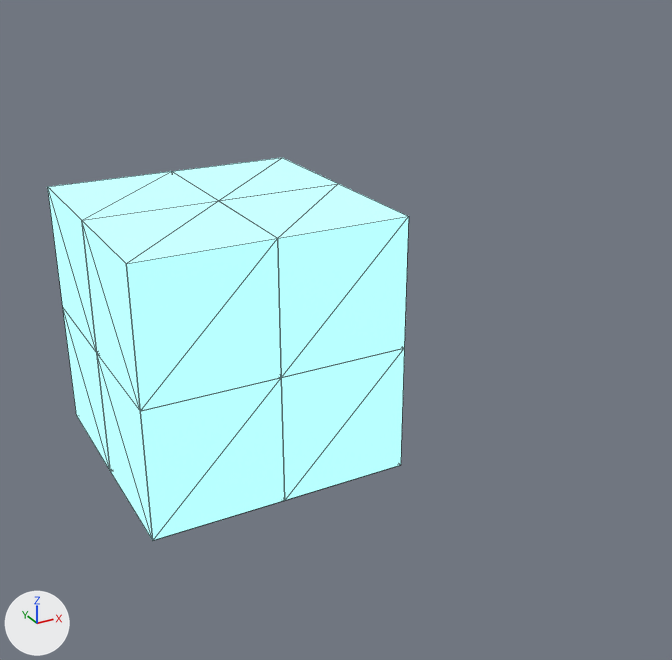
The Blender file models/cubes.blend as it was, and as the next commit left it.
Both versions are drawn from a 50 mm camera at (-2.93, -5.7, 2.37) aimed at (0.08, -0.23, -0.37). Every picture has the same lights, and +X, +Y and +Z are marked at lower left. Mesh edges are drawn as thin lines.
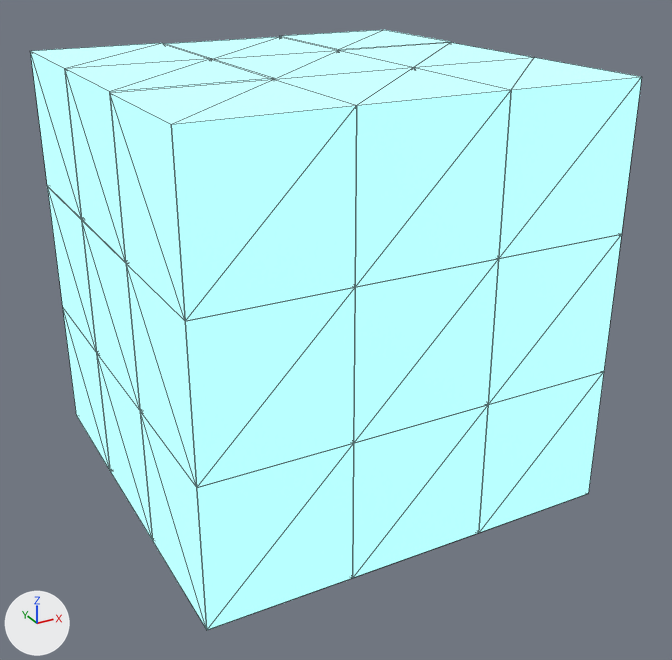
What differs and where, as boxes [x1, y1, x2, y2] in the pictures (672 x 660 px):
'Box6.018', added
    after: [110, 79, 357, 321]
'Box2', moved (not visible afterwards)
    before: [82, 201, 281, 411]
'Box6.012', added
    after: [275, 68, 511, 287]
'Box6.028', added
    after: [140, 412, 354, 630]
'Box6.021', added
    after: [414, 58, 642, 259]
'Box0', moved (not visible afterwards)
    before: [219, 184, 409, 377]
'Box6.020', added
    after: [354, 259, 499, 443]
'Box5', moved (not visible before)
    after: [353, 405, 488, 578]
'Box7', recoloured, moved
    before: [63, 308, 110, 470]
    after: [479, 372, 604, 533]
'Box6.022', added
    after: [488, 234, 622, 405]
'box201', added
    after: [65, 58, 274, 262]
'box211', added
    after: [30, 43, 209, 219]
'Box6.011', added
    after: [215, 50, 413, 79]
'Box6.024', added
    after: [339, 43, 534, 68]
'box011', added
    after: [167, 37, 337, 59]
'box111', added
    after: [280, 30, 451, 50]
'Box6.029', unchanged, uncovered by the edit
    after: [126, 264, 355, 488]
'Box3', unchanged, covered by the edit
    before: [97, 354, 285, 541]
    after: [97, 354, 153, 541]
'Box4', unchanged, covered by the edit
    before: [281, 348, 404, 500]
'Box6.019', unchanged, uncovered by the edit
    after: [82, 220, 140, 411]

Patch to the scene script:
```diff
--- a/models/cubes.blend.py
+++ b/models/cubes.blend.py
@@ mat_materials_0__009 @@
+mat_materials_0__009 = bpy.data.materials.new('materials[0].009')
+# nodes: AddShader, BsdfPrincipled, Emission, OutputMaterial
+# colours: blue #8ba9b6, cyan #aafef9
@@ mat_materials_0__028 @@
+mat_materials_0__028 = bpy.data.materials.new('materials[0].028')
+# nodes: AddShader, BsdfPrincipled, Emission, OutputMaterial
+# colours: blue #8ba9b6, cyan #aafef9
@@ mat_materials_0__027 @@
+mat_materials_0__027 = bpy.data.materials.new('materials[0].027')
+# nodes: AddShader, BsdfPrincipled, Emission, OutputMaterial
+# colours: blue #8ba9b6, cyan #aafef9
@@ mat_materials_0__025 @@
+mat_materials_0__025 = bpy.data.materials.new('materials[0].025')
+# nodes: AddShader, BsdfPrincipled, Emission, OutputMaterial
+# colours: blue #8ba9b6, cyan #aafef9
@@ mat_materials_0__024 @@
+mat_materials_0__024 = bpy.data.materials.new('materials[0].024')
+# nodes: AddShader, BsdfPrincipled, Emission, OutputMaterial
+# colours: blue #8ba9b6, cyan #aafef9
@@ mat_materials_0__022 @@
+mat_materials_0__022 = bpy.data.materials.new('materials[0].022')
+# nodes: AddShader, BsdfPrincipled, Emission, OutputMaterial
+# colours: blue #8ba9b6, cyan #aafef9
@@ mat_materials_0__021 @@
+mat_materials_0__021 = bpy.data.materials.new('materials[0].021')
+# nodes: AddShader, BsdfPrincipled, Emission, OutputMaterial
+# colours: blue #8ba9b6, cyan #aafef9
@@ mat_materials_0__020 @@
+mat_materials_0__020 = bpy.data.materials.new('materials[0].020')
+# nodes: AddShader, BsdfPrincipled, Emission, OutputMaterial
+# colours: blue #8ba9b6, cyan #aafef9
@@ mat_materials_0__018 @@
+mat_materials_0__018 = bpy.data.materials.new('materials[0].018')
+# nodes: AddShader, BsdfPrincipled, Emission, OutputMaterial
+# colours: blue #8ba9b6, cyan #aafef9
@@ mat_materials_0__016 @@
+mat_materials_0__016 = bpy.data.materials.new('materials[0].016')
+# nodes: AddShader, BsdfPrincipled, Emission, OutputMaterial
+# colours: blue #8ba9b6, cyan #aafef9
@@ mat_materials_0__015 @@
+mat_materials_0__015 = bpy.data.materials.new('materials[0].015')
+# nodes: AddShader, BsdfPrincipled, Emission, OutputMaterial
+# colours: blue #8ba9b6, cyan #aafef9
@@ mat_materials_0__012 @@
+mat_materials_0__012 = bpy.data.materials.new('materials[0].012')
+# nodes: AddShader, BsdfPrincipled, Emission, OutputMaterial
+# colours: blue #8ba9b6, cyan #aafef9
@@ mat_materials_0__011 @@
+mat_materials_0__011 = bpy.data.materials.new('materials[0].011')
+# nodes: AddShader, BsdfPrincipled, Emission, OutputMaterial
+# colours: blue #8ba9b6, cyan #aafef9
@@ me_meshes_7__001 @@
 me_meshes_7__001.from_pydata(...)  # 24 vertices, 12 faces; spans x -0.5..0.5, y -0.5..0.5, z -0.5..0.5
-me_meshes_7__001.materials.append(mat_materials_0__001)
+me_meshes_7__001.materials.append(mat_materials_0__009)
@@ ob_box0 @@
 ob_box0 = bpy.data.objects.new('Box0', me_meshes_0__001)
-ob_box0.location = (-0.001, 0.001, 0.001)
+ob_box0.location = (1.0, 0.0, 0.0)
@@ ob_box2 @@
 ob_box2 = bpy.data.objects.new('Box2', me_meshes_2__001)
-ob_box2.location = (-1.0, 0.0, 0.0)
+ob_box2.location = (0.0, 1.0, 0.0)
@@ ob_box5 @@
 ob_box5 = bpy.data.objects.new('Box5', me_meshes_5__001)
-ob_box5.location = (0.0, 1.0, -1.0)
+ob_box5.location = (0.0, -1.0, -1.0)
@@ ob_box7 @@
 ob_box7 = bpy.data.objects.new('Box7', me_meshes_7__001)
-ob_box7.location = (-1.0, 1.0, -1.0)
+ob_box7.location = (1.0, -1.0, -1.0)
@@ ob_box6_028 @@
+ob_box6_028 = bpy.data.objects.new('Box6.028', me_meshes_6__028)  # 24 vertices, 12 faces; spans x -0.5..0.5, y -0.5..0.5, z -0.5..0.5
+ob_box6_028.location = (-1.0, -1.0, -1.0)
@@ ob_box201 @@
+ob_box201 = bpy.data.objects.new('box201', me_meshes_6__027)  # 24 vertices, 12 faces; spans x -0.5..0.5, y -0.5..0.5, z -0.5..0.5
+ob_box201.location = (-1.0, 0.0, 1.006)
@@ ob_box111 @@
+ob_box111 = bpy.data.objects.new('box111', me_meshes_6__025)  # 24 vertices, 12 faces; spans x -0.5..0.5, y -0.5..0.5, z -0.5..0.5
+ob_box111.location = (1.0, 1.0, 1.006)
@@ ob_box6_024 @@
+ob_box6_024 = bpy.data.objects.new('Box6.024', me_meshes_6__024)  # 24 vertices, 12 faces; spans x -0.5..0.5, y -0.5..0.5, z -0.5..0.5
+ob_box6_024.location = (1.0, 0.0, 1.0)
@@ ob_box6_022 @@
+ob_box6_022 = bpy.data.objects.new('Box6.022', me_meshes_6__022)  # 24 vertices, 12 faces; spans x -0.5..0.5, y -0.5..0.5, z -0.5..0.5
+ob_box6_022.location = (1.0, -1.0, 0.0)
@@ ob_box6_021 @@
+ob_box6_021 = bpy.data.objects.new('Box6.021', me_meshes_6__021)  # 24 vertices, 12 faces; spans x -0.5..0.5, y -0.5..0.5, z -0.5..0.5
+ob_box6_021.location = (1.0, -1.0, 1.0)
@@ ob_box6_020 @@
+ob_box6_020 = bpy.data.objects.new('Box6.020', me_meshes_6__020)  # 24 vertices, 12 faces; spans x -0.5..0.5, y -0.5..0.5, z -0.5..0.5
+ob_box6_020.location = (0.0, -1.0, 0.0)
@@ ob_box6_018 @@
+ob_box6_018 = bpy.data.objects.new('Box6.018', me_meshes_6__018)  # 24 vertices, 12 faces; spans x -0.5..0.5, y -0.5..0.5, z -0.5..0.5
+ob_box6_018.location = (-1.0, -1.0, 1.0)
@@ ob_box011 @@
+ob_box011 = bpy.data.objects.new('box011', me_meshes_6__016)  # 24 vertices, 12 faces; spans x -0.5..0.5, y -0.5..0.5, z -0.5..0.5
+ob_box011.location = (0.0, 1.0, 1.0)
@@ ob_box211 @@
+ob_box211 = bpy.data.objects.new('box211', me_meshes_6__015)  # 24 vertices, 12 faces; spans x -0.5..0.5, y -0.5..0.5, z -0.5..0.5
+ob_box211.location = (-1.0, 1.0, 1.006)
@@ ob_box6_012 @@
+ob_box6_012 = bpy.data.objects.new('Box6.012', me_meshes_6__012)  # 24 vertices, 12 faces; spans x -0.5..0.5, y -0.5..0.5, z -0.5..0.5
+ob_box6_012.location = (0.0, -1.0, 1.0)
@@ ob_box6_011 @@
+ob_box6_011 = bpy.data.objects.new('Box6.011', me_meshes_6__011)  # 24 vertices, 12 faces; spans x -0.5..0.5, y -0.5..0.5, z -0.5..0.5
+ob_box6_011.location = (0.0, 0.0, 1.0)
```
